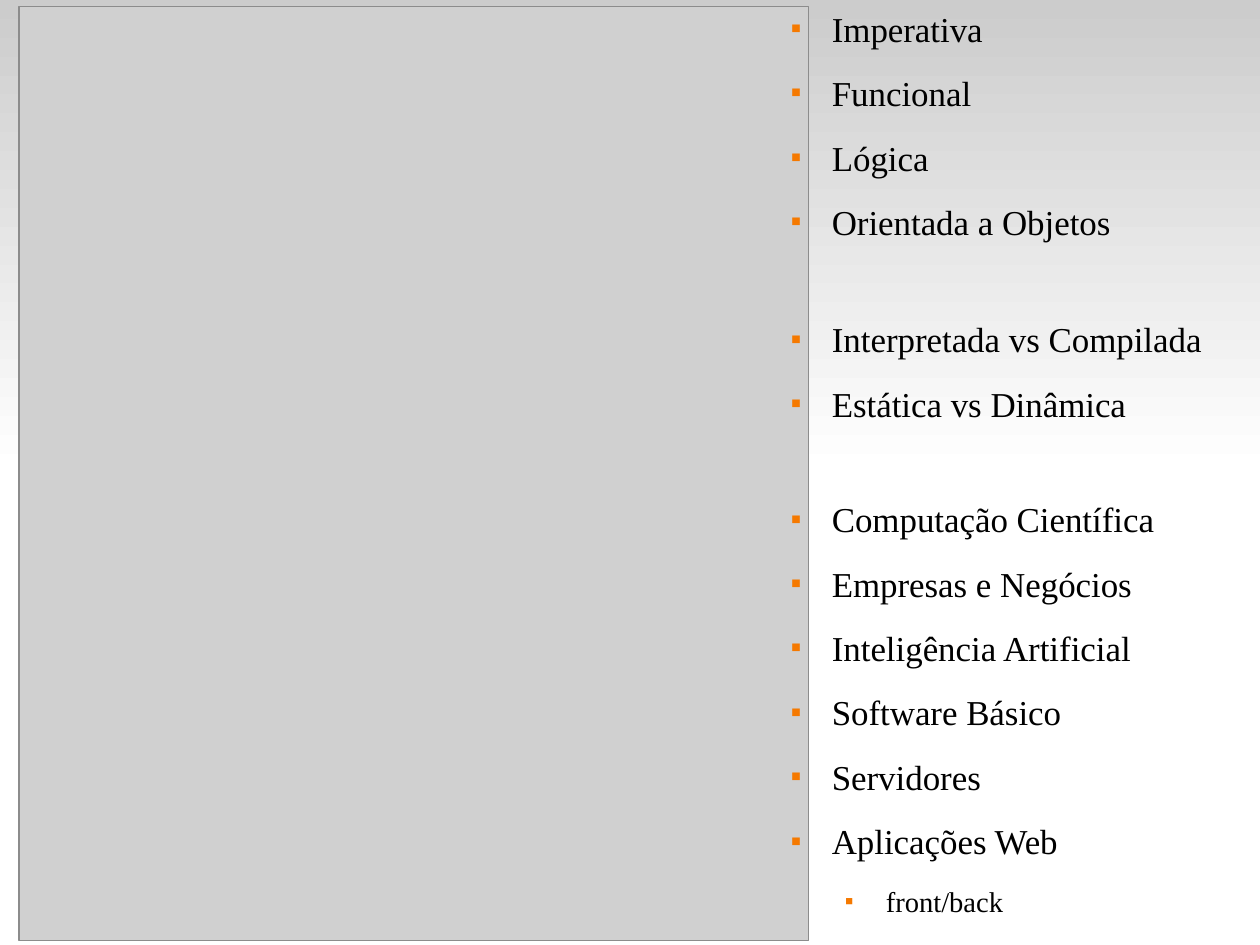
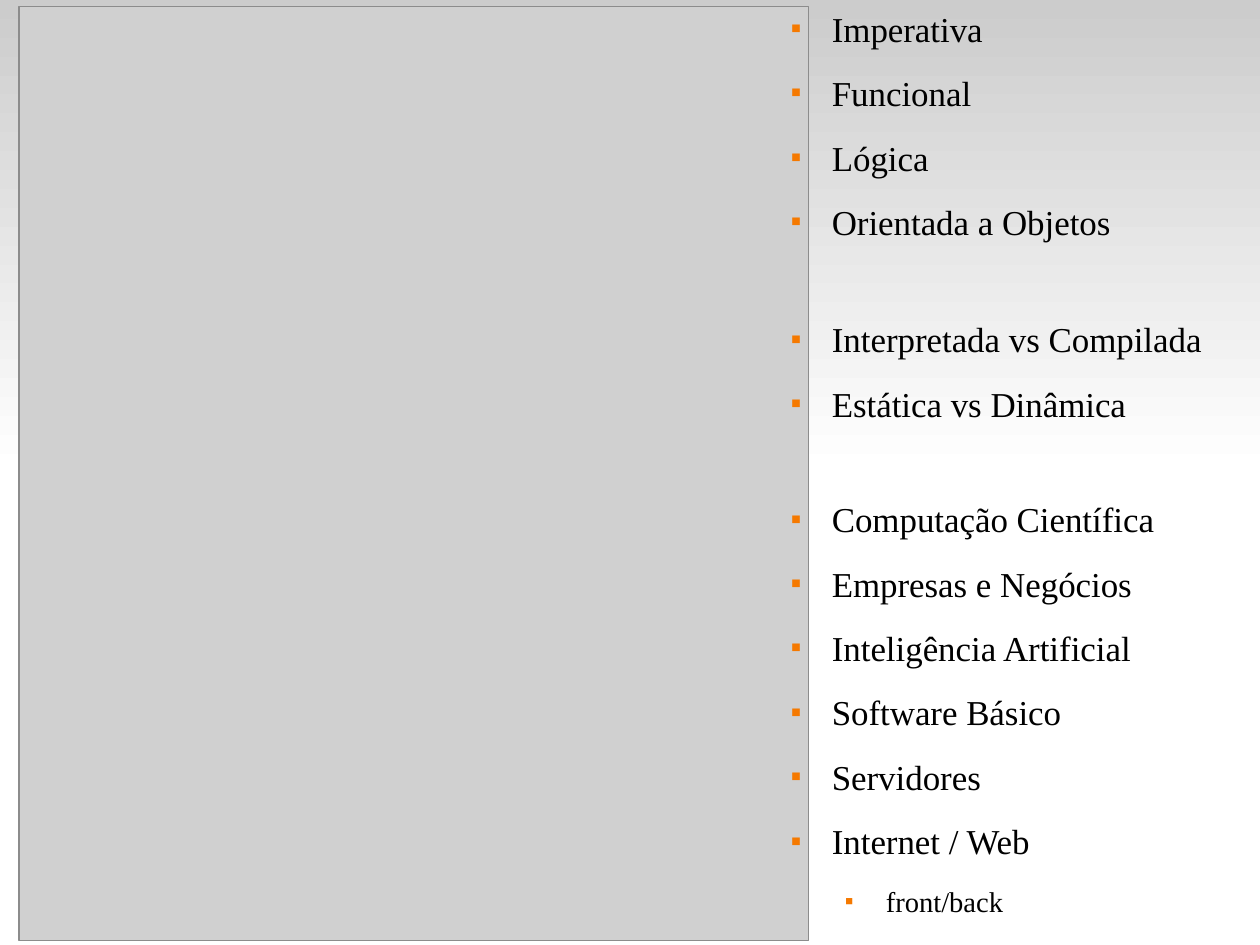
Before and after one commit to fsantanna-uerj/EDL, a slide deck: slide 3 of slides/edl-01.odp. Drawn at 1260x945 pixels with LibreOffice and Linux fonts; fonts in the diff are those of the drawing; grey boxes stand for pictures. Boxes give left, top, right and bottom in pixels: in the first picture for what was removed or moved away, otherwise in the second. Text is boxed around its words. In the diff, an @@ line names an element or a change of style, - is before the commit and + after.

```diff
--- a/slides/edl-01.odp
+++ b/slides/edl-01.odp
@@ text at bbox=[832, 829, 1030, 855]: text changed @@
-■ Aplicações Web
+■ Internet / Web
```
Also in this commit, not shown: 4 other files.
